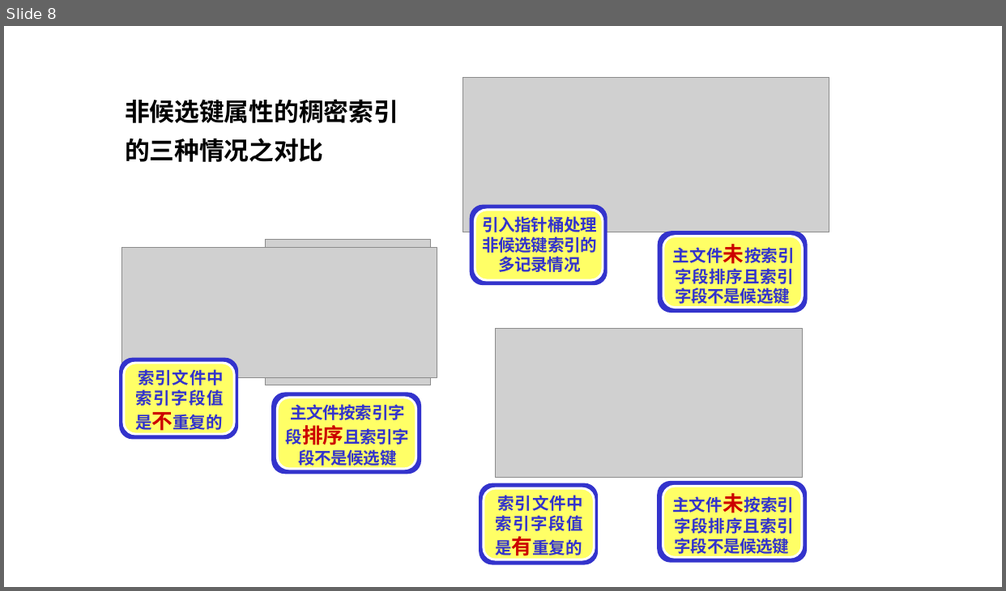
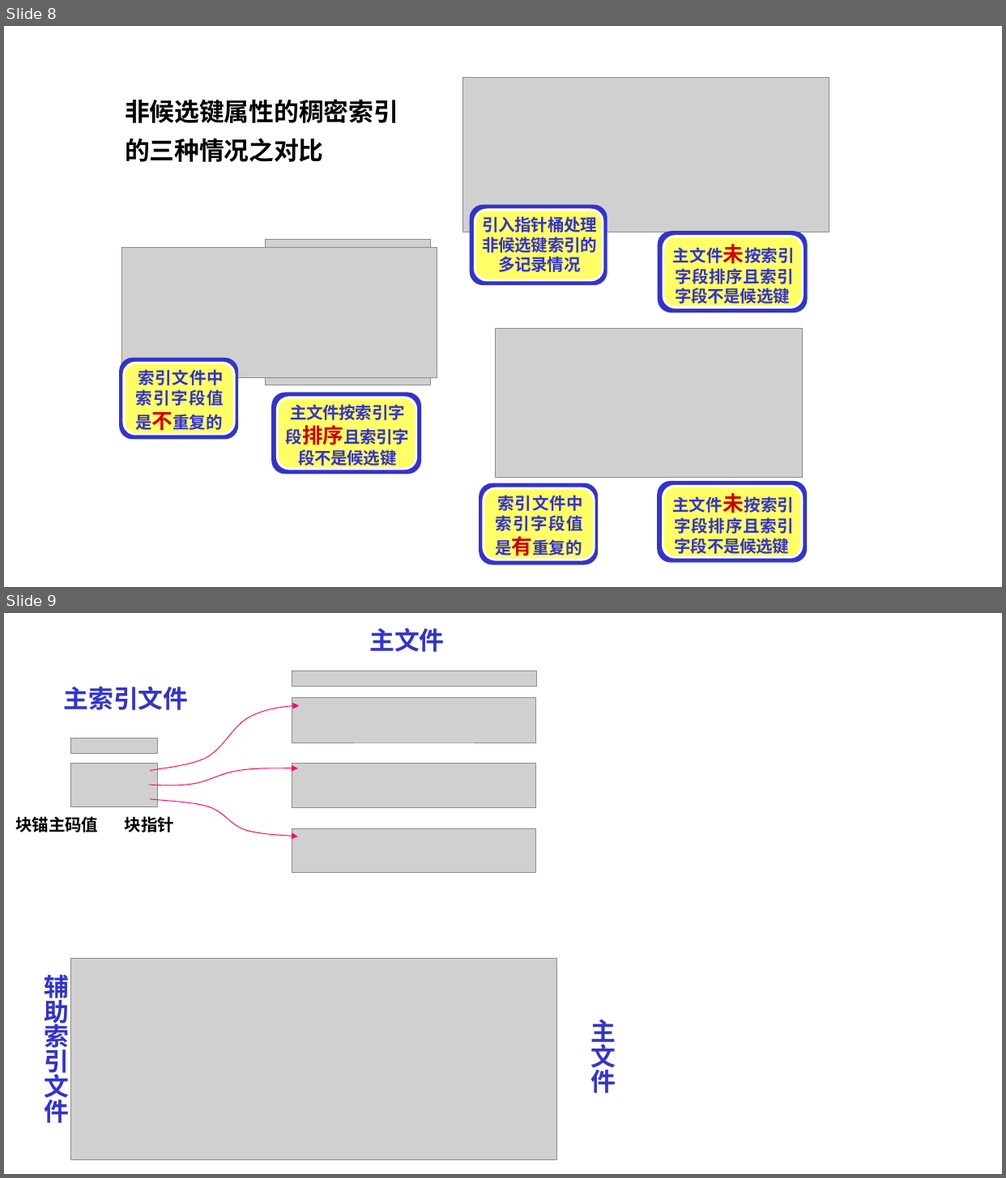
Before and after one commit to guofei9987/a, a slide deck: computer/database/database.pptx. Shown one above the other, each under a label of ours: slide 8 before the commit, slides 8 and 9 after it. The pictures are 1006x591 and 1006x1178 pixels, drawn with LibreOffice and Linux fonts; fonts in the diff are those of the drawing; grey boxes stand for pictures. Boxes give left, top, right and bottom in pixels: in the first picture for what was removed or moved away, otherwise in the second. Text is boxed around its words. In the diff, an @@ line names an element or a change of style, - is before the commit and + after.

```diff
--- a/computer/database/database.pptx
+++ b/computer/database/database.pptx
@@ slide 9 added at [4,613,1002,1174], background #FFFFFF @@
@@ group added at [15,628,536,873]: 6 pictures, 3 texts, 1 freeform shape @@
+块锚主码值 块指针
+主索引文件
+主文件
@@ text added at [44,971,69,1123], 24 pt, text #3333CC, bold @@
+辅助索引文件
@@ picture added at [70,958,557,1161] @@
@@ text added at [590,1020,616,1093], 24 pt, text #3333CC, bold @@
+主文件
```
Also in this commit, not shown: 2 slides removed, 3 other files.
